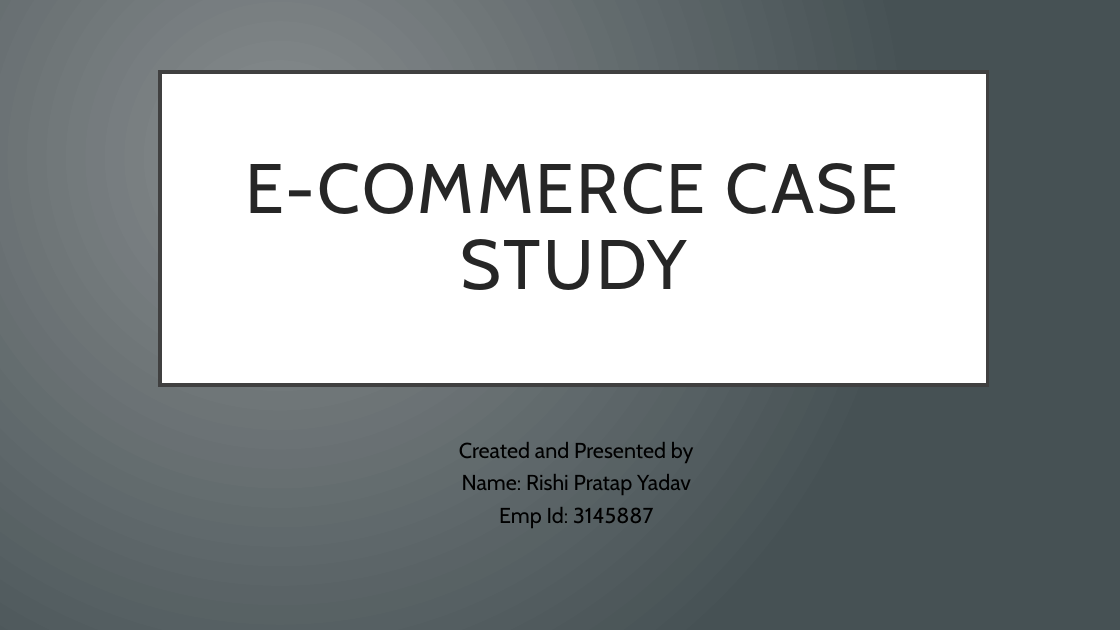
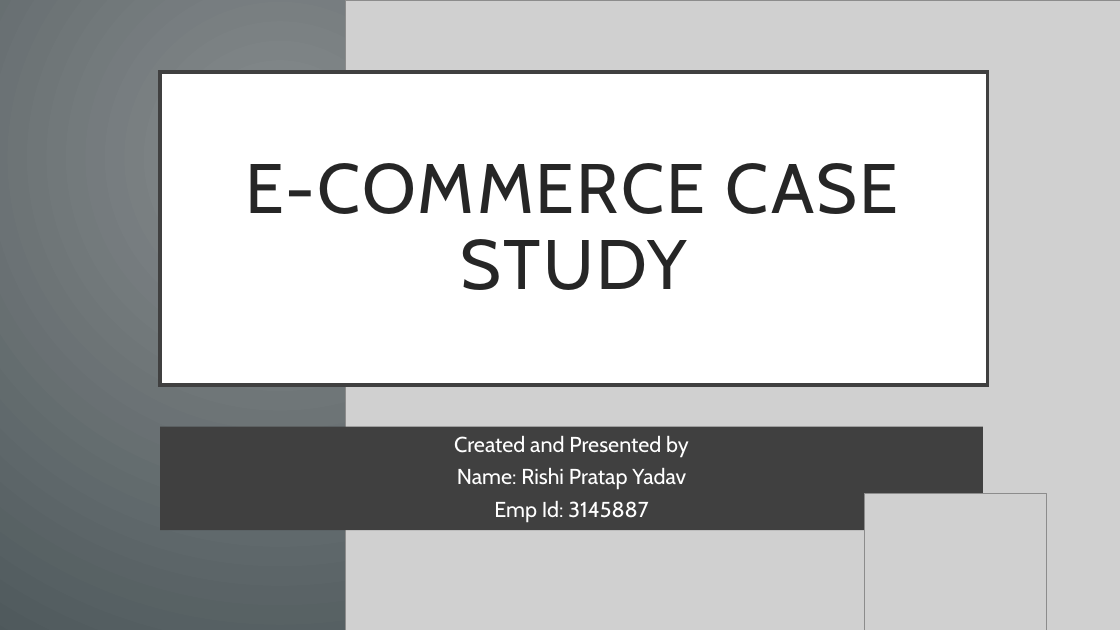
Before and after one commit to demorishi/ecommerce-demo, a slide deck: slide 1 of Documentation/E-Commerce Case Study.pptx. Drawn at 1120x630 pixels with LibreOffice and Linux fonts; fonts in the diff are those of the drawing; grey boxes stand for pictures. Boxes give left, top, right and bottom in pixels: in the first picture for what was removed or moved away, otherwise in the second. Text is boxed around its words. In the diff, an @@ line names an element or a change of style, - is before the commit and + after.

```diff
--- a/Documentation/E-Commerce Case Study.pptx
+++ b/Documentation/E-Commerce Case Study.pptx
@@ picture added at (345,0,1120,630) @@
@@ subtitle "Created and Presented by": place and size @@
-subtitle "Created and Presented by" at (459,442,694,528)
+subtitle "Created and Presented by" at (160,427,984,530)
@@ subtitle "Created and Presented by" at (160,427,984,530): text colour #000000 to #FFFFFF; fill none to #404040 @@
@@ picture added at (865,493,1047,630) @@
```
Also in this commit, not shown: 11 other slides changed.
